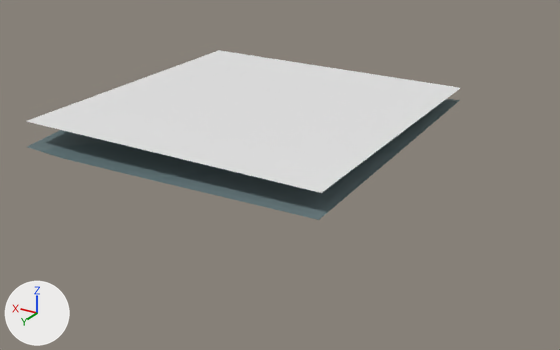
A saved change to the glTF model eloria-assets/maps/continent-v2/coilmere/client/chunks/10_06/world.glb.
One viewpoint serves both versions: a 50 mm camera at (-95.9, 528.2, 73.6) aimed at (9.9, 351.9, -14.5). Lighting does not change. The marker at lower left points along +X, +Y and +Z. The first picture is the older version. Where no turn or scale is listed for an object, it has been applied to the vertices. Vertices at exactly the same position are counted once.

Names of what the first picture shows: 'AuthoredGround_coilmereBase_coilmere_10_06', 'Terrain_coilmere_10_06', 'Water_coilmere_10_06'.
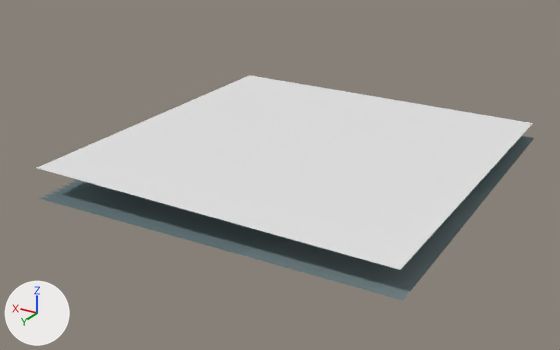
Where the change shows, as pixel boxes (x1, y1, x2, y2) in the pictures (560 x 350 px; the box of a moved part takes in the faces that stretch with it):
```json
{"object": "Water_coilmere_10_06", "change": "mesh moved", "before": [26, 50, 460, 193], "after": [37, 75, 533, 270]}
{"object": "AuthoredGround_coilmereBase_coilmere_10_06", "change": "reshaped", "before": [27, 98, 460, 218], "after": [39, 136, 531, 298], "on screen": "14% wider, 35% taller"}
{"object": "Terrain_coilmere_10_06", "change": "reshaped", "before": [28, 146, 379, 220], "after": [53, 138, 534, 300], "on screen": "mostly hidden"}
{"part": 3, "of": "me_authoredground_coilmerebase_coilmere_10_06", "change": "moved or reshaped", "before": [27, 98, 460, 166], "after": [39, 136, 531, 298], "on screen": "mostly hidden before"}
```

Edits to the scene script, one JSON object a line:
```json
{"block": "me_terrain_coilmere_10_06", "where": "# used by ob_terrain_coilmere_10_06; location = (-2930.0, 8007.0, 0.0)"}
{"op": "remove", "block": "me_terrain_coilmere_10_06", "code": "me_terrain_coilmere_10_06.from_pydata(...)  # 2401 vertices, 4608 faces; spans x 2909.0..3005.0, y -7717.0..-7621.0, z -8.1..-3.9"}
{"op": "add", "block": "me_terrain_coilmere_10_06", "code": "me_terrain_coilmere_10_06.from_pydata(...)  # 2401 vertices, 4608 faces; spans x 2879.0..2975.0, y -7695.0..-7599.0, z -8.3..-4.3"}
{"block": "me_terrain_coilmere_10_06", "change": "me_terrain_coilmere_10_06 part 1: 2401 of 2401 vertices moved; they spanned x 2909.0..3005.0, y -7717.0..-7621.0, z -8.1..-3.9 and now span x 2879.0..2975.0, y -7695.0..-7599.0, z -8.3..-4.3; mean shift (-30.0, 22.0, -0.3)"}
{"block": "me_water_coilmere_10_06", "where": "# used by ob_water_coilmere_10_06; location = (-2930.0, 8007.0, 0.0)"}
{"op": "remove", "block": "me_water_coilmere_10_06", "code": "me_water_coilmere_10_06.from_pydata(...)  # 4 vertices, 2 faces; spans x 2909.0..3005.0, y -7718.0..-7622.0, z 0.0"}
{"op": "add", "block": "me_water_coilmere_10_06", "code": "me_water_coilmere_10_06.from_pydata(...)  # 4 vertices, 2 faces; spans x 2880.0..2976.0, y -7695.0..-7599.0, z 0.0"}
{"block": "me_water_coilmere_10_06", "change": "me_water_coilmere_10_06 part 2: the whole mesh is moved by (-29.0, 23.0, 0.0)"}
{"block": "me_authoredground_coilmerebase_coilmere_10_06", "where": "# used by ob_authoredground_coilmerebase_coilmere_10_06; location = (-2930.0, 8007.0, 0.0)"}
{"op": "remove", "block": "me_authoredground_coilmerebase_coilmere_10_06", "code": "me_authoredground_coilmerebase_coilmere_10_06.from_pydata(...)  # 2448 vertices, 4608 faces; spans x 2909.0..3005.0, y -7719.0..-7621.0, z -8.1..-3.9"}
{"op": "add", "block": "me_authoredground_coilmerebase_coilmere_10_06", "code": "me_authoredground_coilmerebase_coilmere_10_06.from_pydata(...)  # 2448 vertices, 4608 faces; spans x 2879.0..2977.0, y -7695.0..-7599.0, z -8.4..-4.3"}
{"block": "me_authoredground_coilmerebase_coilmere_10_06", "change": "me_authoredground_coilmerebase_coilmere_10_06 part 3: 1120 vertices removed from x 2909.0..3005.0, y -7719.0..-7621.0, z -8.1..-3.9; 1120 vertices added at x 2879.0..2977.0, y -7695.0..-7599.0, z -8.4..-4.3"}
```
